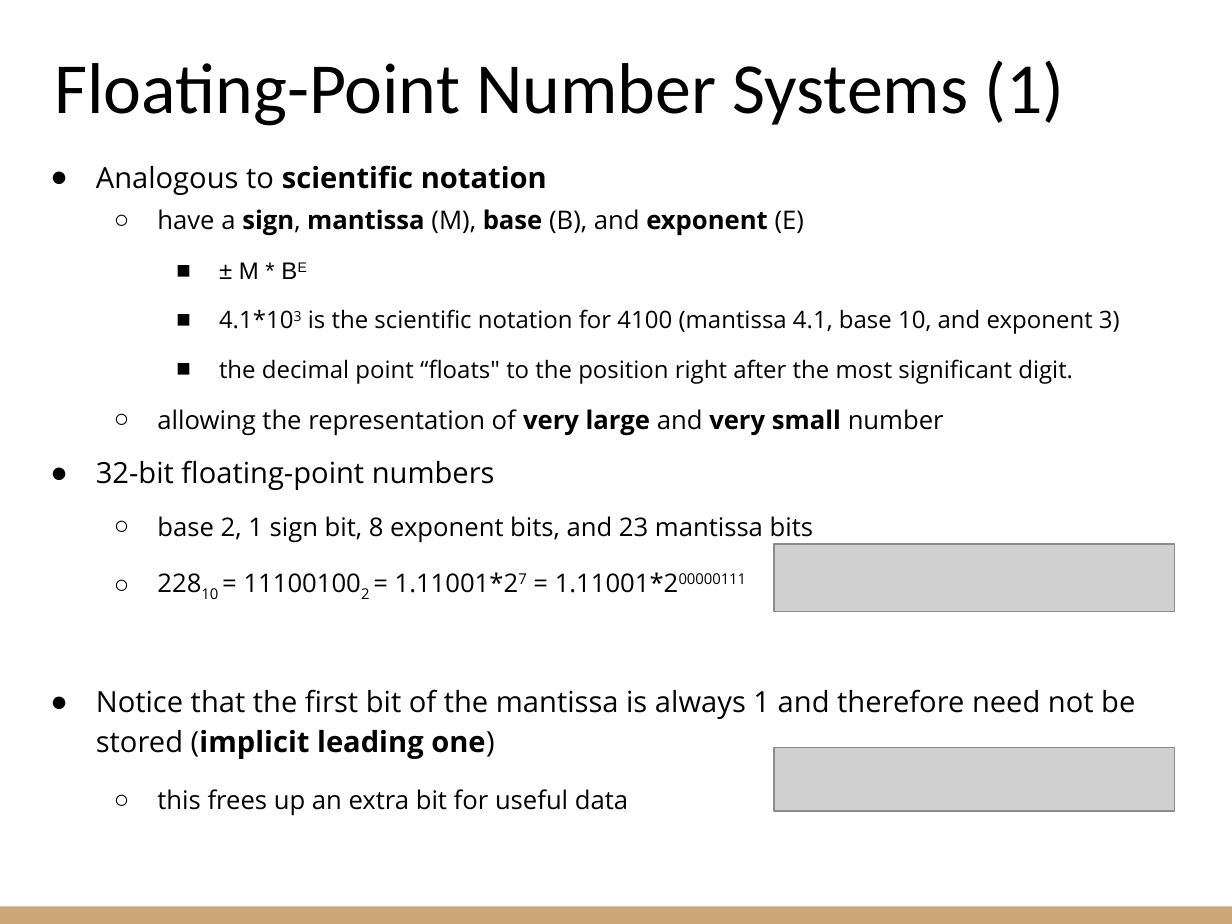
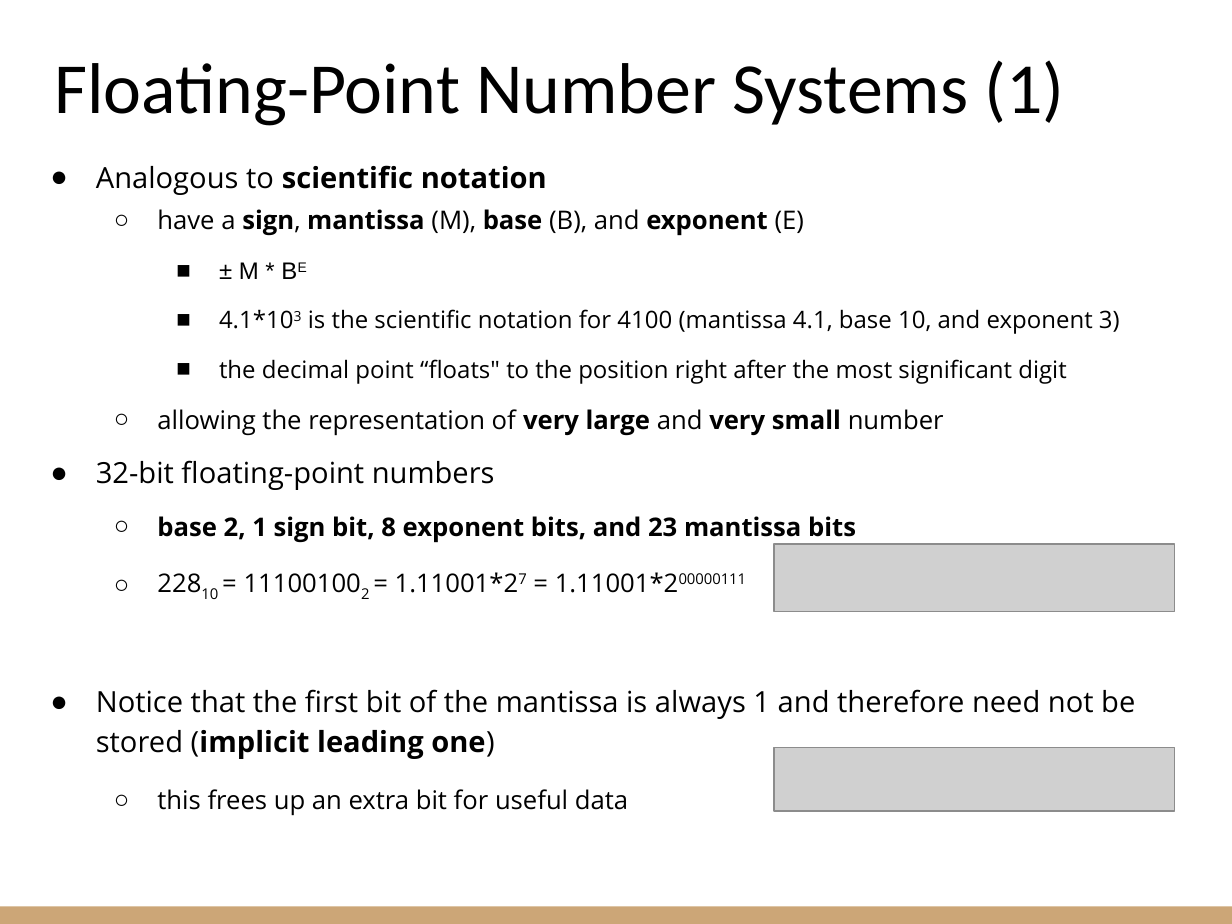
Before and after one commit to riccardoberta/esd, a slide deck: slide 22 of 02 - Number Systems.pptx. Drawn at 1232x924 pixels with LibreOffice and Linux fonts; fonts in the diff are those of the drawing; grey boxes stand for pictures. Boxes give left, top, right and bottom in pixels: in the first picture for what was removed or moved away, otherwise in the second. Text is boxed around its words. In the diff, an @@ line names an element or a change of style, - is before the commit and + after.

```diff
--- a/02 - Number Systems.pptx
+++ b/02 - Number Systems.pptx
@@ text at (x1=219, y1=359, x2=1066, y2=384): text changed @@
-    ■ the decimal point “floats" to the position right after the most significant digit.
+    ■ the decimal point “floats" to the position right after the most significant digit
@@ text at (x1=157, y1=516, x2=856, y2=543): bold on in "base 2, 1 sign bit, 8 exponent ..." @@
```
Also in this commit, not shown: 15 other slides changed, 20 other files.
